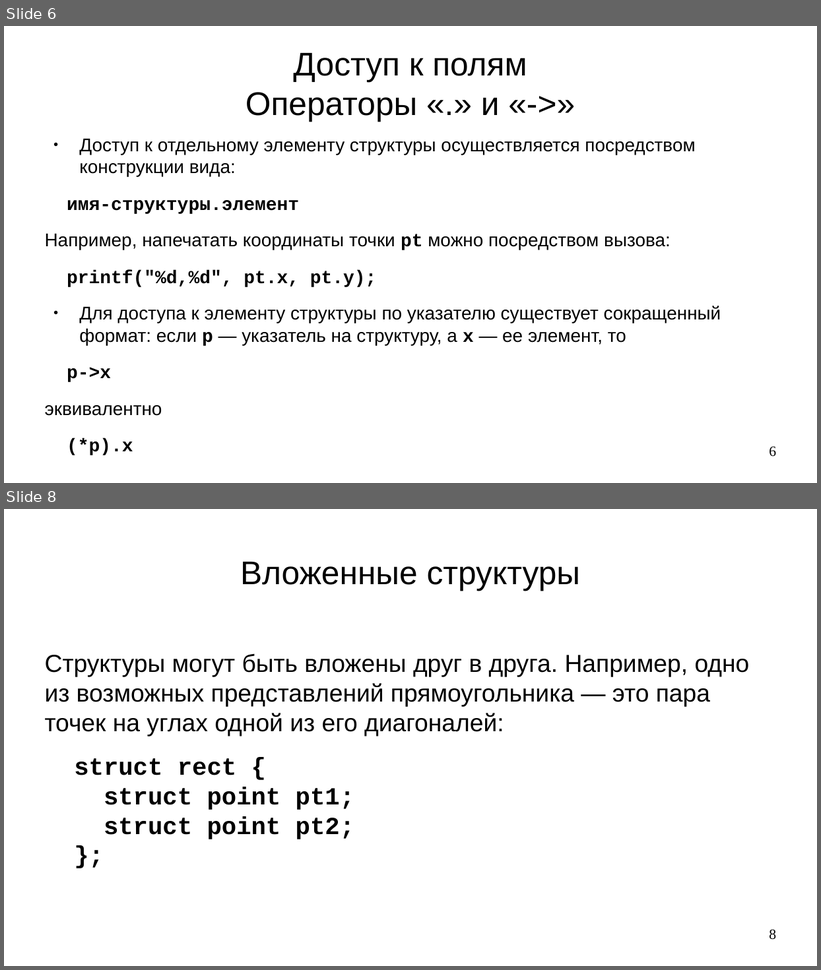
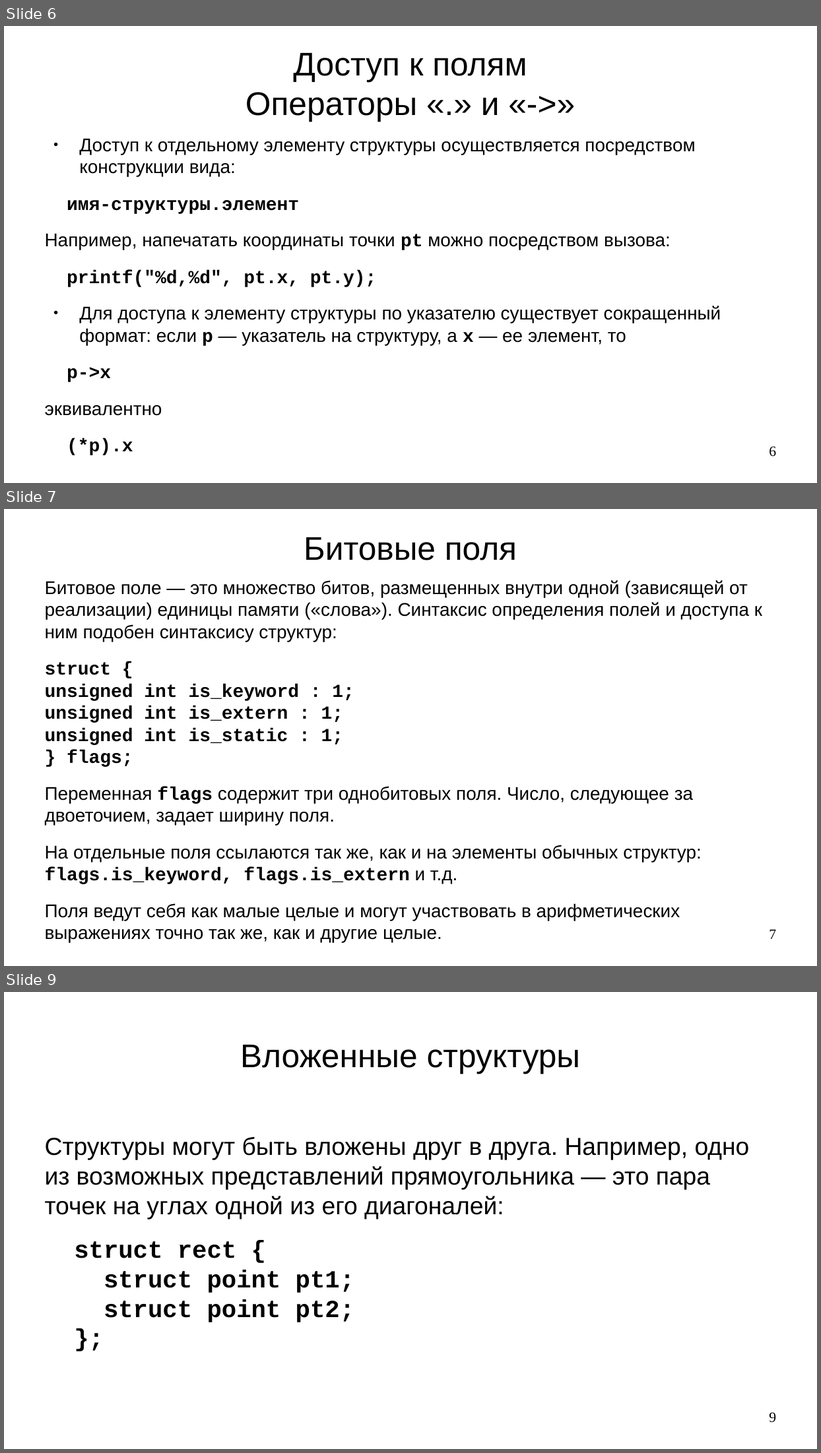
Before and after one commit to steelcraft/stud-lab, a slide deck: Лекции/CBCP01#L7.odp. Shown one above the other, each under a label of ours: slides 6 and 8 before the commit, slides 6, 7 and 9 after it; the slides between them are not shown. The pictures are 821x970 and 821x1453 pixels, drawn with LibreOffice and Linux fonts; fonts in the diff are those of the drawing. Boxes give left, top, right and bottom in pixels: in the first picture for what was removed or moved away, otherwise in the second. Text is boxed around its words. In the diff, an @@ line names an element or a change of style, - is before the commit and + after.

Commit message:
Добавлены слайды 7-10

```diff
--- a/Лекции/CBCP01#L7.odp
+++ b/Лекции/CBCP01#L7.odp
@@ slide 7 added at bbox=[4, 509, 817, 966], background #FFFFFF @@
@@ title added at bbox=[304, 537, 517, 560], 32 pt, text #000000 @@
+Битовые поля
@@ text added at bbox=[45, 580, 762, 943], 18 pt, text #000000 @@
+Битовое поле — это множество битов, размещенных внутри одной (зависящей от реализации) единицы памяти («слова»). Синтаксис определения полей и доступа к ним подобен синтаксису структур:
+struct {
+unsigned int is_keyword : 1;
+unsigned int is_extern : 1;
+unsigned int is_static : 1;
+} flags;
+Переменная flags содержит три однобитовых поля. Число, следующее за двоеточием, задает ширину поля.
+На отдельные поля ссылаются так же, как и на элементы обычных структур: flags.is_keyword, flags.is_extern и т.д.
+Поля ведут себя как малые целые и могут участвовать в арифметических выражениях точно так же, как и другие целые.
@@ page number added at bbox=[769, 929, 776, 939], 14 pt, text #000000 @@
+7
@@ what was slide 8 is now slide 9 @@
@@ page number at bbox=[769, 1412, 776, 1423]: text changed @@
-8
+9
```
Also in this commit, not shown: 1 slide changed, 1 other slide added, 1 slide removed.
